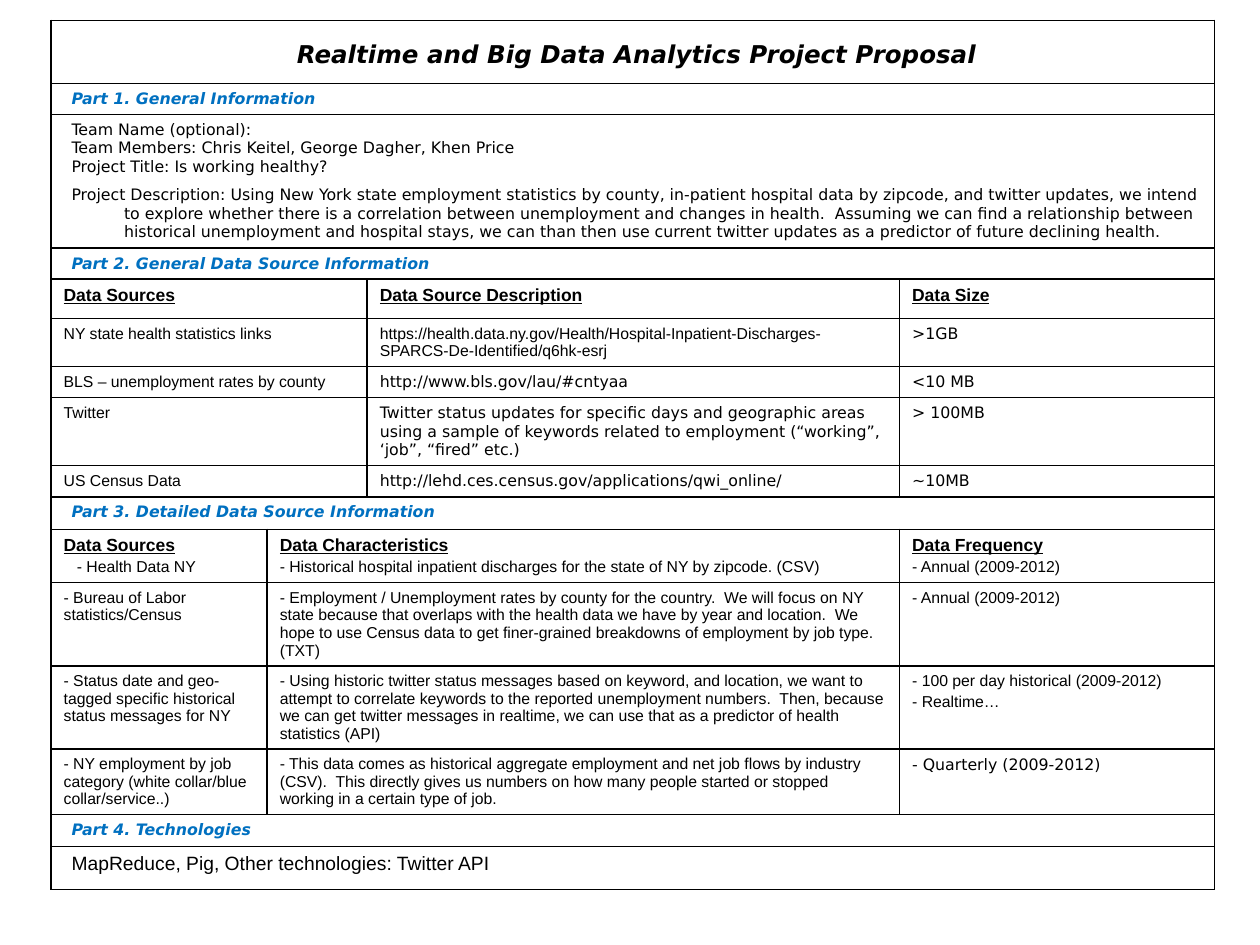
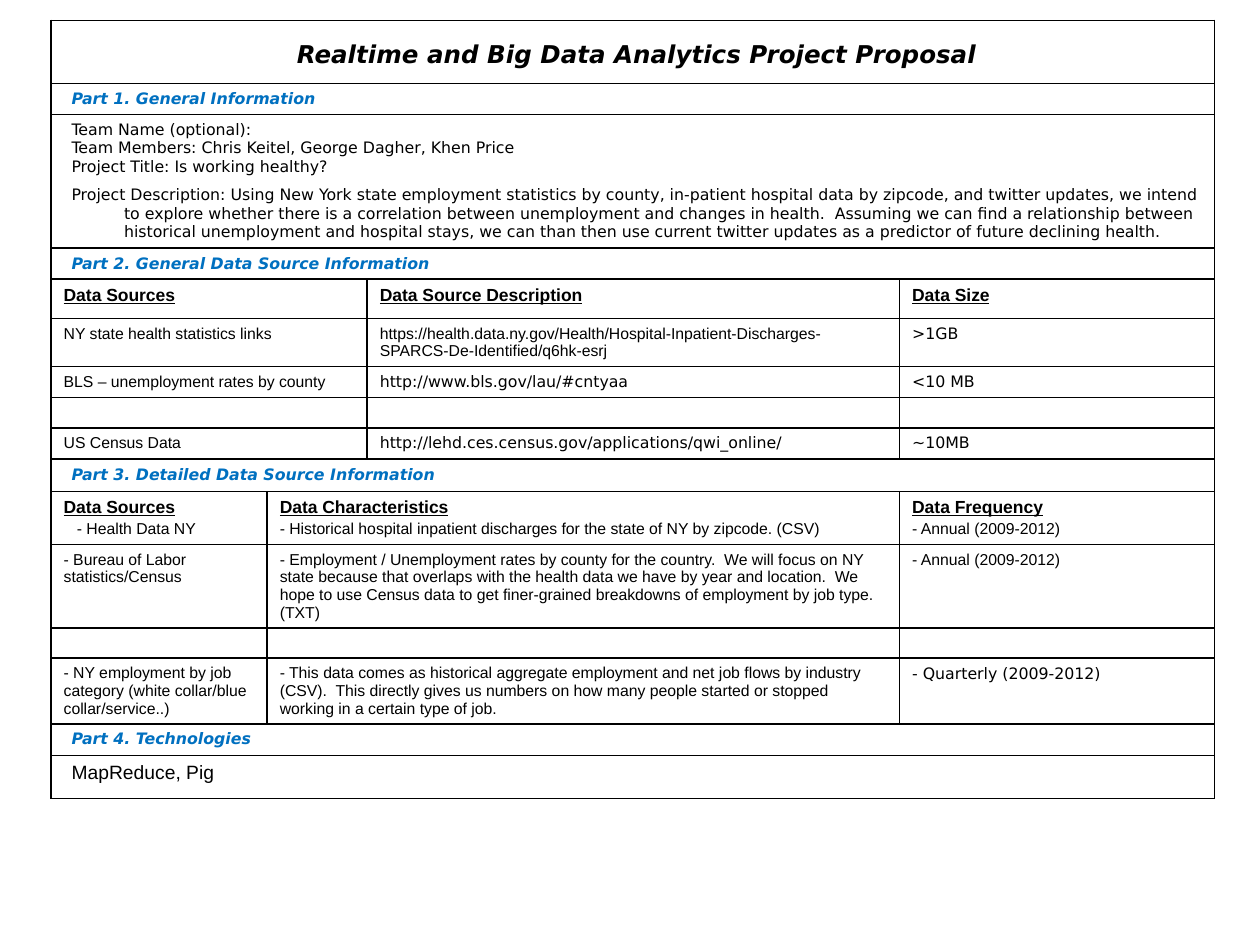
Before and after one commit to ck1456/BigData_sp2014, a slide deck: slide 1 of Proposal/Project Proposal.pptx. Drawn at 1260x945 pixels with LibreOffice and Linux fonts; fonts in the diff are those of the drawing. Boxes give left, top, right and bottom in pixels: in the first picture for what was removed or moved away, otherwise in the second. Text is boxed around its words. In the diff, an @@ line names an element or a change of style, - is before the commit and + after.

```diff
--- a/Proposal/Project Proposal.pptx
+++ b/Proposal/Project Proposal.pptx
@@ table at [52,20,1216,822] @@
-row 8: Twitter |  | Twitter status updates for specific days and geographic areas using a sample of keywords related to employment (“working”, ‘job”, “fired” etc.) | > 100MB
+row 8:  |  |  | 
-row 13: - Status date and geo-tagged specific historical status messages for NY | - Using historic twitter status messages based on keyword, and location, we want to attempt to correlate keywords to the reported unemployment numbers. Then, because we can get twitter messages in realtime, we can use that as a predictor of health statistics (API) |  | - 100 per day historical (2009-2012) / - Realtime…
+row 13:  |  |  | 
-row 16, column 1: MapReduce, Pig, Other technologies: Twitter API
+row 16, column 1: MapReduce, Pig
```
Also in this commit, not shown: 1 other slide changed, 1 other file.
